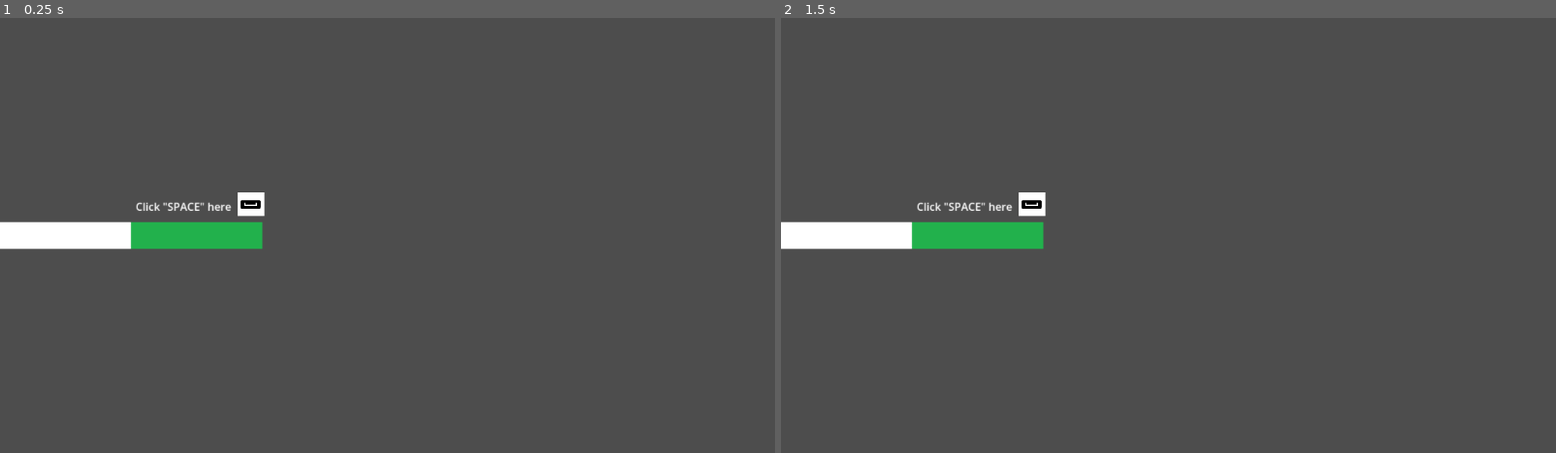
Above: before the commit, frames 1-2 (left to right).
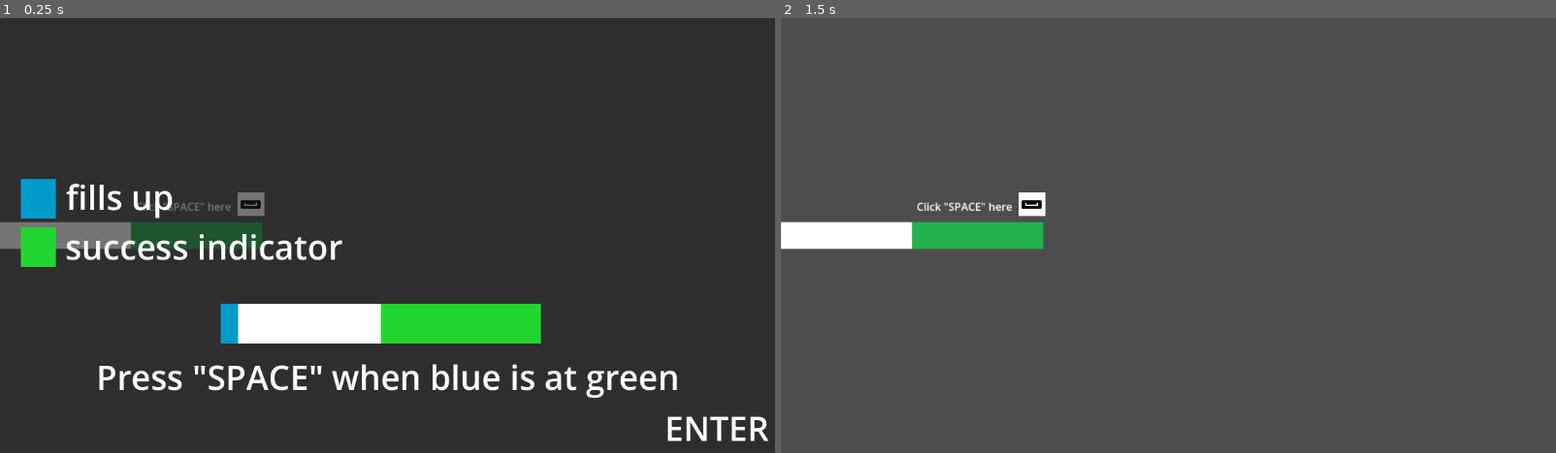
Above: after the commit, the same moments.

Repository: the-real-ronji/MiniJameGam50
Game: Godot game, scene res://Scenes/prep_phase.tscn
Two runs of this game, one before a commit and one after it. Both use one fixed random seed, a clock stepped at 60 frames per second and the inputs below. This scene is started directly instead of the project's main scene.
Inputs (mouse positions are in pixels of both pictures, inside the frame that each line leads up to):
- Up to frame 1 (0.25 s): no input
- Up to frame 2 (1.5 s): tap Space (space, bound only after the commit) at 0.5, 1.25 s; move the mouse to (1339, 213) at 0.52 s; tap A (a) at 0.6 s; click (1339, 213) at 0.67 s; tap Enter (ui_accept) at 0.77, 1.07 s; tap D (d) at 0.8 s; drag from (1013, 257) to (1129, 322) at 1.27 s

The runs differ from the first frame. In frame 1, 99% of the frame differs, in the area x 0-100%, y 0-100%; in frame 2, nothing differs.

Commit message:
change some vars and added space input and improved the prepphase tutorial

Diff:
--- a/Scenes/Main.tscn
+++ b/Scenes/Main.tscn
@@ -92,10 +92,10 @@
 
 [node name="QTEPanel" parent="." instance=ExtResource("11_4kpch")]
 layout_mode = 1
-offset_left = 633.0
-offset_top = 70.0
-offset_right = -115.0
-offset_bottom = -361.0
+offset_left = 197.0
+offset_top = 64.0
+offset_right = -551.0
+offset_bottom = -367.0
 
 [node name="Phases" type="Control" parent="QTEPanel"]
 anchors_preset = 0
@@ -110,11 +110,13 @@
 offset_right = 1.0
 offset_bottom = 23.0
 
-[node name="GameOver" type="CanvasLayer" parent="."]
+[node name="UIs" type="Node" parent="."]
+
+[node name="GameOver" type="CanvasLayer" parent="UIs"]
 visible = false
 script = ExtResource("13_frkhe")
 
-[node name="Panel" type="Panel" parent="GameOver"]
+[node name="Panel" type="Panel" parent="UIs/GameOver"]
 anchors_preset = -1
 anchor_right = 0.017
 anchor_bottom = 0.031000001
@@ -123,7 +125,7 @@
 offset_right = 1196.416
 offset_bottom = 665.912
 
-[node name="Label" type="Label" parent="GameOver"]
+[node name="Label" type="Label" parent="UIs/GameOver"]
 offset_right = 1125.0
 offset_bottom = 401.0
 theme_override_font_sizes/font_size = 50
@@ -131,11 +133,11 @@
 horizontal_alignment = 1
 vertical_alignment = 1
 
-[node name="retry" type="Button" parent="GameOver"]
+[node name="retry" type="Button" parent="UIs/GameOver"]
 offset_left = 439.0
 offset_top = 372.0
 offset_right = 669.0
 offset_bottom = 425.0
 text = "Play Again"
 
-[connection signal="pressed" from="GameOver/retry" to="GameOver" method="_on_retry_pressed"]
+[connection signal="pressed" from="UIs/GameOver/retry" to="UIs/GameOver" method="_on_retry_pressed"]
--- a/Scenes/prep_phase.tscn
+++ b/Scenes/prep_phase.tscn
@@ -57,3 +57,83 @@
 offset_bottom = 26.0
 texture = ExtResource("4_uy7x5")
 expand_mode = 1
+
+[node name="prepphase tutorial" type="CanvasLayer" parent="."]
+
+[node name="Panel" type="Panel" parent="prepphase tutorial"]
+offset_right = 1215.0
+offset_bottom = 730.0
+
+[node name="Label" type="Label" parent="prepphase tutorial"]
+offset_left = 143.0
+offset_top = 500.0
+offset_right = 1010.0
+offset_bottom = 569.0
+theme_override_font_sizes/font_size = 50
+text = "Press \"SPACE\" when blue is at green"
+horizontal_alignment = 1
+vertical_alignment = 1
+
+[node name="Label4" type="Label" parent="prepphase tutorial"]
+offset_left = 632.0
+offset_top = 576.0
+offset_right = 1499.0
+offset_bottom = 645.0
+theme_override_font_sizes/font_size = 50
+text = "ENTER"
+horizontal_alignment = 1
+vertical_alignment = 1
+
+[node name="Label2" type="Label" parent="prepphase tutorial"]
+offset_left = -97.0
+offset_top = 232.0
+offset_right = 454.0
+offset_bottom = 301.0
+theme_override_font_sizes/font_size = 50
+text = "fills up"
+horizontal_alignment = 1
+vertical_alignment = 1
+
+[node name="Label3" type="Label" parent="prepphase tutorial"]
+offset_left = 28.0
+offset_top = 306.0
+offset_right = 579.0
+offset_bottom = 375.0
+theme_override_font_sizes/font_size = 50
+text = "success indicator"
+horizontal_alignment = 1
+vertical_alignment = 1
+
+[node name="ColorRect" type="ColorRect" parent="prepphase tutorial"]
+offset_left = 328.0
+offset_top = 426.0
+offset_right = 804.0
+offset_bottom = 485.0
+
+[node name="ColorRect3" type="ColorRect" parent="prepphase tutorial"]
+offset_left = 566.0
+offset_top = 426.0
+offset_right = 804.0
+offset_bottom = 485.0
+color = Color(0.13333334, 0.8392157, 0.19215687, 1)
+
+[node name="ColorRect4" type="ColorRect" parent="prepphase tutorial"]
+offset_left = 31.0
+offset_top = 240.0
+offset_right = 83.0
+offset_bottom = 299.0
+color = Color(0, 0.60784316, 0.79607844, 1)
+
+[node name="ColorRect5" type="ColorRect" parent="prepphase tutorial"]
+offset_left = 31.0
+offset_top = 312.0
+offset_right = 83.0
+offset_bottom = 371.0
+color = Color(0.13333334, 0.8392157, 0.19215687, 1)
+
+[node name="ColorRect2" type="ColorRect" parent="prepphase tutorial"]
+offset_left = 328.0
+offset_top = 426.0
+offset_right = 354.0
+offset_bottom = 485.0
+color = Color(0, 0.60784316, 0.79607844, 1)
--- a/Scripts/prep_phase.gd
+++ b/Scripts/prep_phase.gd
@@ -4,13 +4,18 @@
 
 @onready var ice_bar: TextureProgressBar = $IceBar
 
-var pressed := false
-var elapsed := 0.0
+# --- State variables ---
+var pressed: bool = false
+var elapsed: float = 0.0
+var can_fill: bool = false
 
-@export var min_time := 0.5
-@export var max_time := 1.0
+# --- Configurable values ---
+@export var fill_duration: float = 3.0   # how long the bar takes to fill completely
+@export var min_fraction: float = 0.5    # earliest valid press (fraction of fill_duration)
+@export var max_fraction: float = 1.0    # latest valid press (fraction of fill_duration)
 
 func _ready() -> void:
+	$"prepphase tutorial".show()
 	ice_bar.min_value = 0.0
 	ice_bar.max_value = 1.0
 	ice_bar.value = 0.0
@@ -22,31 +27,35 @@
 	pressed = false
 	elapsed = 0.0
 	ice_bar.value = 0.0
+	can_fill = false
 
 	set_process(true)
 	set_process_unhandled_input(true)
-	print("Prep phase started! Press SPACE between %.1f and %.1f seconds." % [min_time, max_time])
+	print("Prep phase started! Press SPACE between %.1f and %.1f seconds." % [
+		fill_duration * min_fraction,
+		fill_duration * max_fraction
+	])
 
 func _process(delta: float) -> void:
-	if pressed:
+	if pressed or not can_fill:
 		return
 
 	elapsed += delta
-	ice_bar.value = clamp(elapsed / 1.0, 0.0, 1.0)
+	ice_bar.value = clamp(elapsed / fill_duration, 0.0, 1.0)
 
-	if elapsed > max_time:
+	if elapsed > fill_duration * max_fraction:
 		_fail("Too late!")
 
 func _unhandled_input(event: InputEvent) -> void:
-	if pressed:
+	if pressed or not can_fill:
 		return
 
-	if event.is_action_pressed("ui_accept"):
+	if event.is_action_pressed("space"):
 		pressed = true
 
-		if elapsed >= min_time and elapsed <= max_time:
+		if elapsed >= fill_duration * min_fraction and elapsed <= fill_duration * max_fraction:
 			_success()
-		elif elapsed < min_time:
+		elif elapsed < fill_duration * min_fraction:
 			_fail("Too early!")
 		else:
 			_fail("Too late!")
@@ -54,7 +63,7 @@
 func _success() -> void:
 	print("\n✅ Perfect ice prep! Timing was ", elapsed, " seconds.")
 	_end_phase(true, {
-		"prep_quality": remap(elapsed, min_time, max_time, 1.0, 0.7),
+		"prep_quality": remap(elapsed, fill_duration * min_fraction, fill_duration * max_fraction, 1.0, 0.7),
 		"timing": elapsed
 	})
 
@@ -69,3 +78,9 @@
 	set_process(false)
 	set_process_unhandled_input(false)
 	finished.emit(success, data)
+
+func _input(event):
+	if event is InputEventKey and event.pressed:
+		if event.keycode == KEY_ENTER:
+			can_fill = true
+			$"prepphase tutorial".hide()
--- a/project.godot
+++ b/project.godot
@@ -41,3 +41,8 @@
 "events": [Object(InputEventKey,"resource_local_to_scene":false,"resource_name":"","device":-1,"window_id":0,"alt_press …(192 unchanged characters)…
 ]
 }
+space={
+"deadzone": 0.2,
+"events": [Object(InputEventKey,"resource_local_to_scene":false,"resource_name":"","device":-1,"window_id":0,"alt_pressed":false,"shift_pressed":false,"ctrl_pressed":false,"meta_pressed":false,"pressed":false,"keycode":0,"physical_keycode":32,"key_label":0,"unicode":32,"location":0,"echo":false,"script":null)
+]
+}
